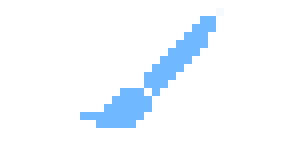
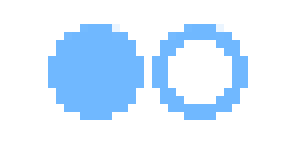
Two versions of the same layered image (304 × 144). Layer-by-layer changes:
added layer "blink" in group "boutons" over [48, 24, 248, 120]
hid "paint" over [80, 8, 224, 128]
